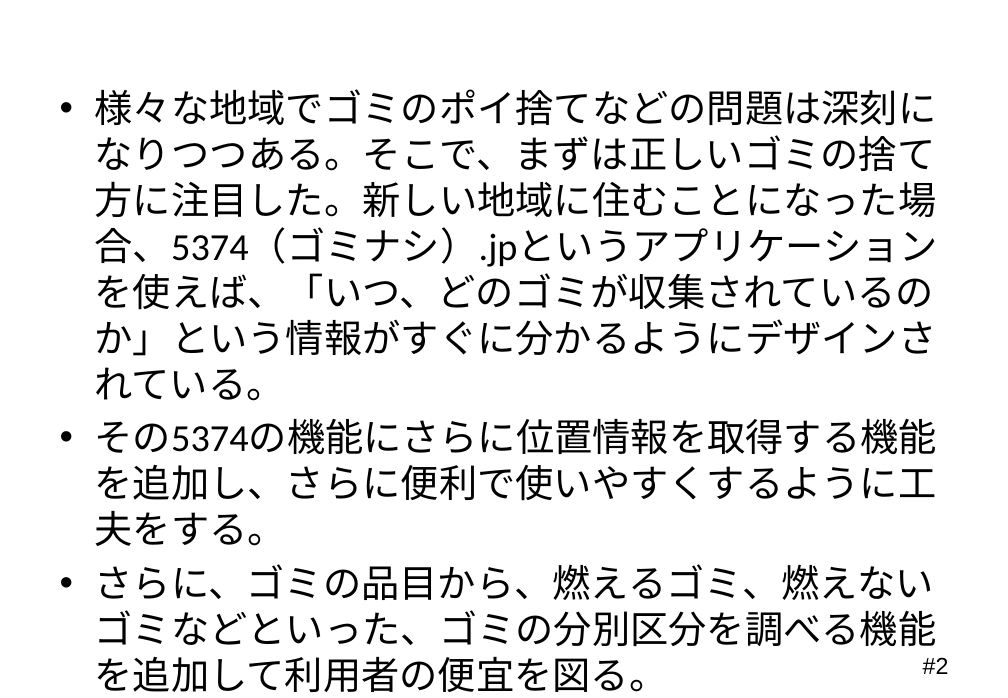
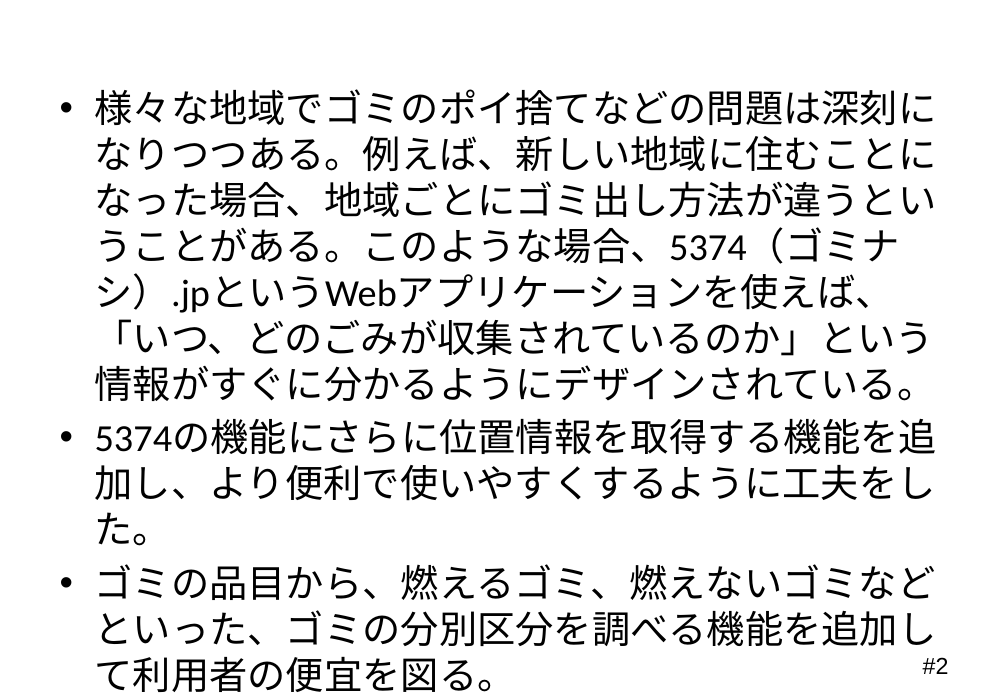
Before and after one commit to Mocchy2/graduation-thesis, a slide deck: slide 2 of 卒業論文 発表用スライド.pptx. Drawn at 1008x698 pixels with LibreOffice and Linux fonts; fonts in the diff are those of the drawing; background and template pictures are left out. Boxes give left, top, right and bottom in pixels: in the first picture for what was removed or moved away, otherwise in the second. Text is boxed around its words. In the diff, an @@ line names an element or a change of style, - is before the commit and + after.

Commit message:
「はじめに」の部分を修正

```diff
--- a/卒業論文 発表用スライド.pptx
+++ b/卒業論文 発表用スライド.pptx
@@ text at bbox=[95, 89, 937, 646]: text changed @@
-• 様々な地域でゴミのポイ捨てなどの問題は深刻になりつつある。そこで、まずは正しいゴミの捨て方に注目した。新しい地域に住むことになった場合、5374（ゴミナシ）.jpというアプリケーションを使えば、「いつ、どのゴミが収集されているのか」という情報がすぐに分かるようにデザインされている。
-• その5374の機能にさらに位置情報を取得する機能を追加し、さらに便利で使いやすくするように工夫をする。
-• さらに、ゴミの品目から、燃えるゴミ、燃えないゴミなどといった、ゴミの分別区分を調べる機能を追加して利用者の便宜を図る。
+• 様々な地域でゴミのポイ捨てなどの問題は深刻になりつつある。例えば、新しい地域に住むことになった場合、地域ごとにゴミ出し方法が違うということがある。このような場合、5374（ゴミナシ）.jpというWebアプリケーションを使えば、「いつ、どのごみが収集されているのか」という情報がすぐに分かるようにデザインされている。
+• 5374の機能にさらに位置情報を取得する機能を追加し、より便利で使いやすくするように工夫をした。
+• ゴミの品目から、燃えるゴミ、燃えないゴミなどといった、ゴミの分別区分を調べる機能を追加して利用者の便宜を図る。
```
